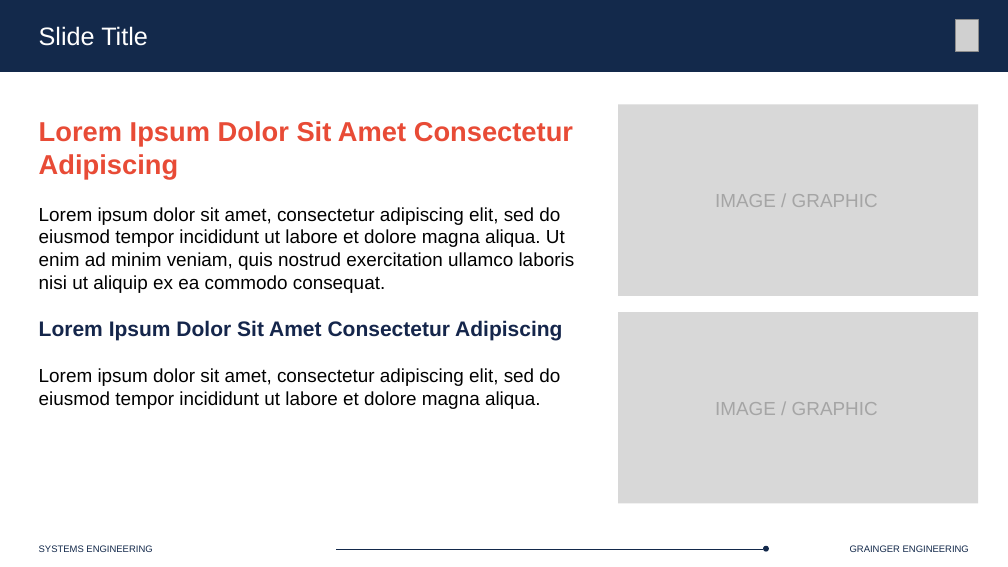
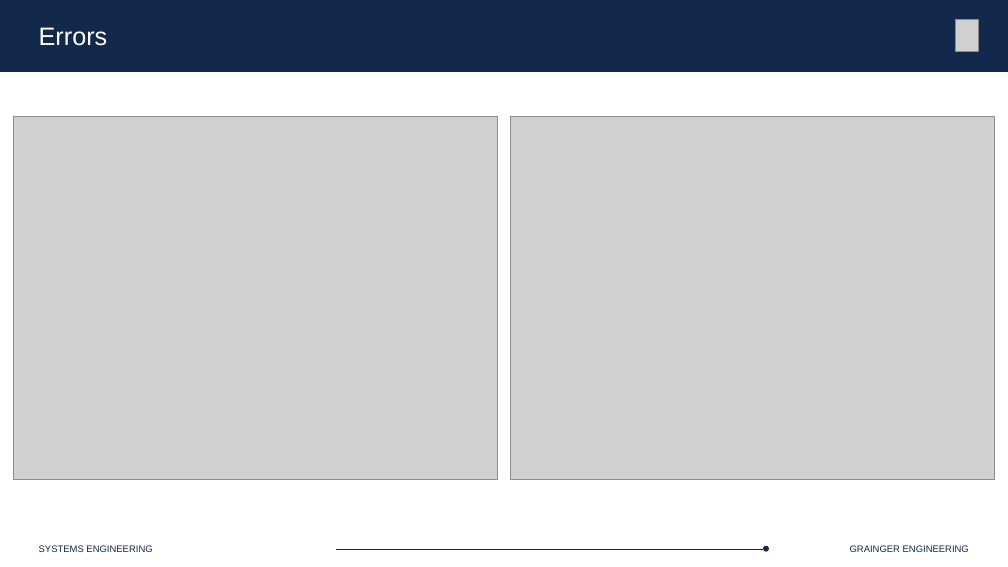
Before and after one commit to Marius-Juston/SE-423---Class-Material, a slide deck: slide 35 of Lectures/Slides/L15.pptx. Drawn at 1008x567 pixels with LibreOffice and Linux fonts; fonts in the diff are those of the drawing; grey boxes stand for pictures. Boxes give left, top, right and bottom in pixels: in the first picture for what was removed or moved away, otherwise in the second. Text is boxed around its words. In the diff, an @@ line names an element or a change of style, - is before the commit and + after.

```diff
--- a/Lectures/Slides/L15.pptx
+++ b/Lectures/Slides/L15.pptx
@@ text at (39,27,108,46): text changed @@
-Slide Title
+Errors
@@ picture added at (14,117,498,480) @@
@@ picture added at (511,117,995,480) @@
@@ rectangle removed at (619,104,979,296) @@
@@ text removed at (39,121,575,409) @@
-Lorem Ipsum Dolor Sit Amet Consectetur Adipiscing
-Lorem ipsum dolor sit amet, consectetur adipiscing elit, sed do eiusmod tempor incididunt ut labore et dolore magna aliqua. Ut enim ad minim veniam, quis nostrud exercitation ullamco laboris nisi ut aliquip ex ea commodo consequat.
-Lorem Ipsum Dolor Sit Amet Consectetur Adipiscing
-Lorem ipsum dolor sit amet, consectetur adipiscing elit, sed do eiusmod tempor incididunt ut labore et dolore magna aliqua.
@@ text removed at (715,194,878,207) @@
-IMAGE / GRAPHIC
@@ rectangle removed at (619,312,979,504) @@
@@ text removed at (715,402,878,415) @@
-IMAGE / GRAPHIC
```
Also in this commit, not shown: 5 other slides changed, 7 slides added, 7 slides removed, 4 other files.
